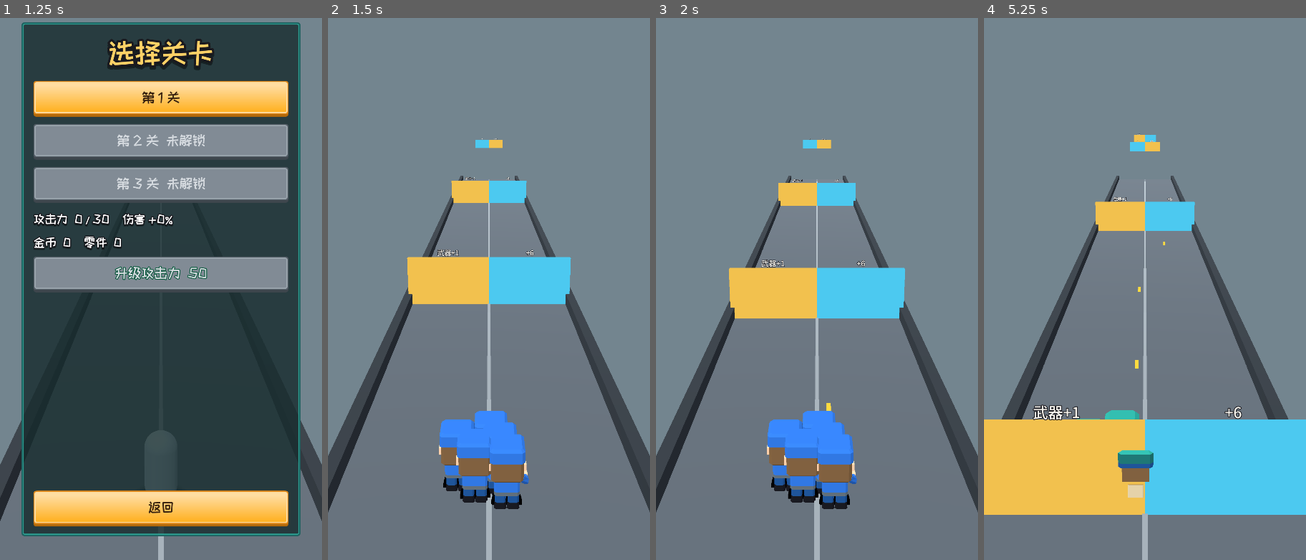
Above: before the commit, frames 1-4 (left to right).
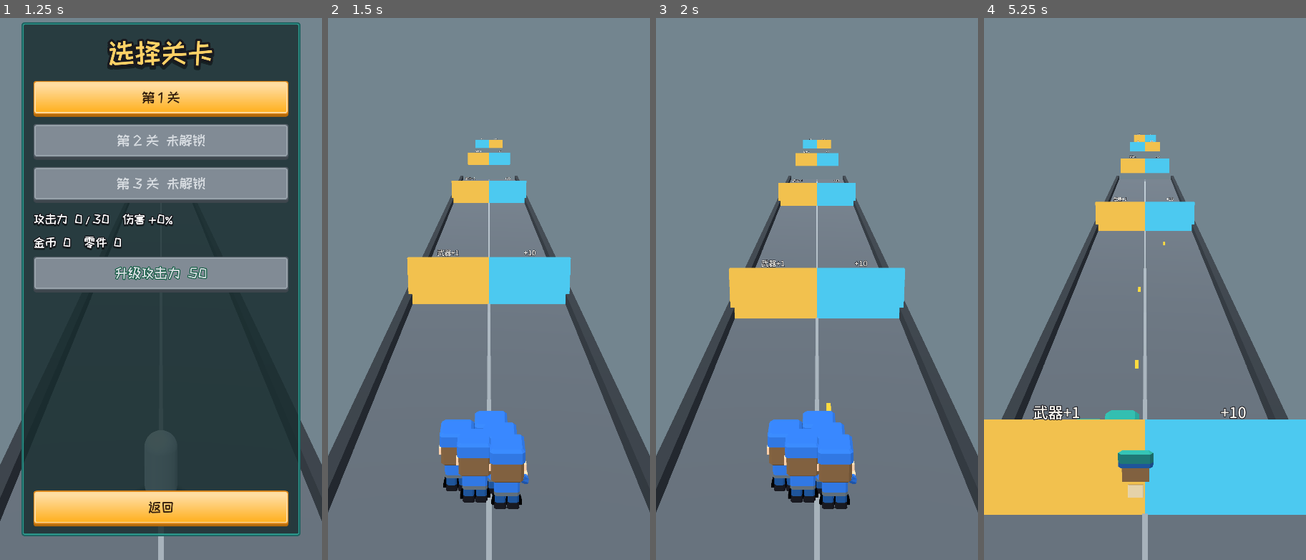
Above: after the commit, the same moments.

Repository: sylsaint/zombie-blaster
Game: Godot game, scene res://scenes/main.tscn
Same seed, same stepped clock (60 frames per second), same inputs: the game is played once before the commit and once after it.
Inputs (mouse positions are in pixels of both pictures, inside the frame that each line leads up to):
- Up to frame 1 (1.25 s): click "开始" at 0.5 s
- Up to frame 2 (1.5 s): click "第 1 关" at 1.25 s
- Up to frame 3 (2 s): no input
- Up to frame 4 (5.25 s): tap Enter at 2 s; move the mouse to (1215, 245) at 2.02 s; hold Shift 2.03-2.75 s; click (1215, 245) at 2.17 s; drag from (1080, 299) to (1128, 386) at 2.77 s; move the mouse to (1177, 148) at 3.52 s; tap Ctrl at 3.6 s; click (1177, 148) at 3.67 s; drag from (1128, 386) to (1048, 186) at 4.27 s; move the mouse to (1241, 359) at 5.02 s; tap Alt at 5.1 s; click (1241, 359) at 5.17 s

Frame 1 is identical in both runs. In frame 2, 0.3% of the frame differs, in the area x 43-65%, y 22-44%; in frame 3, 0.4%; in frame 4, 0.6%, in the area x 42-82%, y 21-75%.

Commit message:
Apply the final level-1 gate and wave counts.
Add gates grant +10, a right-side add sits at 95 m, and the waves after 48 m are thinner. The reach test now requires the add route to arrive at the elite with at least 15 soldiers and the idle route to clear the 48 m gate.

Co-authored-by: nihilism9 <sylsaint@users.noreply.github.com>

Diff:
--- a/data/levels/level_01.tres
+++ b/data/levels/level_01.tres
@@ -22,7 +22,7 @@
 [sub_resource type="Resource" id="g3"]
 script = ExtResource("2_gate")
 kind = 1
-amount = 6.0000
+amount = 10.0000
 side = "right"
 
 [sub_resource type="Resource" id="e4"]
@@ -39,7 +39,7 @@
 distance = 60.0000
 kind = "wave"
 enemy_id = "enm_walker_a"
-count = 14
+count = 8
 formation = "line"
 gates = Array[Resource]([])
 
@@ -48,53 +48,74 @@
 distance = 72.0000
 kind = "wave"
 enemy_id = "enm_walker_a"
+count = 6
+formation = "wedge"
+gates = Array[Resource]([])
+
+[sub_resource type="Resource" id="g27"]
+script = ExtResource("2_gate")
+kind = 4
+amount = 1.0000
+side = "left"
+
+[sub_resource type="Resource" id="g28"]
+script = ExtResource("2_gate")
+kind = 1
+amount = 10.0000
+side = "right"
+
+[sub_resource type="Resource" id="e29"]
+script = ExtResource("3_event")
+distance = 95.0000
+kind = "gate_group"
+enemy_id = ""
+count = 0
+formation = "line"
+gates = Array[Resource]([SubResource("g27"), SubResource("g28")])
+
+[sub_resource type="Resource" id="g7"]
+script = ExtResource("2_gate")
+kind = 4
+amount = 1.0000
+side = "left"
+
+[sub_resource type="Resource" id="g8"]
+script = ExtResource("2_gate")
+kind = 1
+amount = 10.0000
+side = "right"
+
+[sub_resource type="Resource" id="e9"]
+script = ExtResource("3_event")
+distance = 48.0000
+kind = "gate_group"
+enemy_id = ""
+count = 0
+formation = "line"
+gates = Array[Resource]([SubResource("g7"), SubResource("g8")])
+
+[sub_resource type="Resource" id="e10"]
+script = ExtResource("3_event")
+distance = 110.0000
+kind = "wave"
+enemy_id = "enm_walker_a"
+count = 12
+formation = "line"
+gates = Array[Resource]([])
+
+[sub_resource type="Resource" id="e11"]
+script = ExtResource("3_event")
+distance = 120.0000
+kind = "wave"
+enemy_id = "enm_walker_a"
 count = 10
 formation = "wedge"
 gates = Array[Resource]([])
 
-[sub_resource type="Resource" id="g7"]
-script = ExtResource("2_gate")
-kind = 4
-amount = 1.0000
-side = "left"
-
-[sub_resource type="Resource" id="g8"]
-script = ExtResource("2_gate")
-kind = 1
-amount = 6.0000
-side = "right"
-
-[sub_resource type="Resource" id="e9"]
-script = ExtResource("3_event")
-distance = 48.0000
-kind = "gate_group"
-enemy_id = ""
-count = 0
-formation = "line"
-gates = Array[Resource]([SubResource("g7"), SubResource("g8")])
-
-[sub_resource type="Resource" id="e10"]
-script = ExtResource("3_event")
-distance = 110.0000
-kind = "wave"
-enemy_id = "enm_walker_a"
-count = 20
-formation = "line"
-gates = Array[Resource]([])
-
-[sub_resource type="Resource" id="e11"]
-script = ExtResource("3_event")
-distance = 120.0000
-kind = "wave"
-enemy_id = "enm_walker_a"
-count = 16
-formation = "wedge"
-gates = Array[Resource]([])
-
 [sub_resource type="Resource" id="g12"]
 script = ExtResource("2_gate")
 kind = 1
-amount = 6.0000
+amount = 10.0000
 side = "left"
 
 [sub_resource type="Resource" id="g13"]
@@ -117,7 +138,7 @@
 distance = 168.0000
 kind = "wave"
 enemy_id = "enm_walker_a"
-count = 20
+count = 12
 formation = "line"
 gates = Array[Resource]([])
 
@@ -126,7 +147,7 @@
 distance = 180.0000
 kind = "wave"
 enemy_id = "enm_walker_a"
-count = 16
+count = 10
 formation = "wedge"
 gates = Array[Resource]([])
 
@@ -139,7 +160,7 @@
 [sub_resource type="Resource" id="g18"]
 script = ExtResource("2_gate")
 kind = 1
-amount = 6.0000
+amount = 10.0000
 side = "right"
 
 [sub_resource type="Resource" id="e19"]
@@ -156,7 +177,7 @@
 distance = 224.0000
 kind = "wave"
 enemy_id = "enm_walker_a"
-count = 50
+count = 30
 formation = "line"
 gates = Array[Resource]([])
 
@@ -165,7 +186,7 @@
 distance = 236.0000
 kind = "wave"
 enemy_id = "enm_walker_a"
-count = 40
+count = 24
 formation = "line"
 gates = Array[Resource]([])
 
@@ -174,14 +195,14 @@
 distance = 248.0000
 kind = "wave"
 enemy_id = "enm_walker_a"
-count = 10
+count = 6
 formation = "wedge"
 gates = Array[Resource]([])
 
 [sub_resource type="Resource" id="g23"]
 script = ExtResource("2_gate")
 kind = 1
-amount = 6.0000
+amount = 10.0000
 side = "left"
 
 [sub_resource type="Resource" id="g24"]
@@ -214,8 +235,8 @@
 chapter = 1
 title = "第 1 关"
 hp_multiplier = 1.0000
-grunt_total = 211
-gate_group_count = 5
+grunt_total = 133
+gate_group_count = 6
 advance_elite_count = 0
 elite_hp = 4800.0000
 finale = "elite"
@@ -231,4 +252,4 @@
 three_star_chest_parts = 5
 three_star_chest_paid_separately = true
 fail_coin_ratio = 0.3
-events = Array[Resource]([SubResource("e1"), SubResource("e4"), SubResource("e5"), SubResource("e6"), SubResource("e9"), SubResource("e10"), SubResource("e11"), SubResource("e …(166 unchanged characters)…
+events = Array[Resource]([SubResource("e1"), SubResource("e4"), SubResource("e5"), SubResource("e6"), SubResource("e9"), SubResource("e29"), SubResource("e10"), SubResource("e11"), SubResource("e …(166 unchanged characters)…
--- a/tests/test_level1_playable.gd
+++ b/tests/test_level1_playable.gd
@@ -199,12 +199,14 @@
 	print("LEVEL1_IDLE %s" % _format_trace(idle))
 	print("LEVEL1_ADD %s" % _format_trace(adds))
 	var gate_d: float = _opening_gate(level).distance
-	assert_true(bool(idle["past_gate"]), "zero input died at %.2f m, before the first gate at %.1f m" % [idle["distance"], gate_d])
-	assert_gt(float(idle["distance"]), gate_d)
+	var second := _gate_at(level, 1)
+	assert_gt(float(idle["distance"]), second.distance, "idle died at %.2f m, before the 48 m gate" % float(idle["distance"]))
+	assert_gt(_gate_after(idle, second.distance), 0, "idle did not survive the 48 m gate (left %d)" % _gate_after(idle, second.distance))
 	# Drag aims at the gate mesh, not the rail. ±3 m is outside the walker line.
 	assert_almost_eq(_gate_x(adds, gate_d), _add_span_center(_opening_gate(level)), 0.08, "add route was not on the gate center")
-	assert_gt(_gate_rows(adds).size(), 0)
-	assert_gt(_wave_rows(adds).size(), 0)
+	var elite_d := level.finale_distance()
+	assert_gte(float(adds["distance"]), elite_d - 0.05, "add gates died at %.2f m" % float(adds["distance"]))
+	assert_gte(int(adds["count"]), 15, "add gates reached %.0f m with %d soldiers" % [elite_d, int(adds["count"])])
 
 
 func _assert_opening(level: LevelData) -> void:
@@ -224,7 +226,9 @@
 	assert_not_null(right)
 	assert_not_null(left)
 	assert_eq(right.kind, GateRules.ADD, "x = 0 is the right gate, so that side adds soldiers")
-	assert_almost_eq(right.amount, float(level.add_gate_amount()), 0.001)
+	assert_almost_eq(right.amount, 10.0, 0.001, "level-1 add gates are +10")
+	_assert_every_add_is_ten(level)
+	_assert_gate_sides(_gate_near(level, 95.0), GateRules.WEAPON, GateRules.ADD, "95 m")
 	assert_eq(left.kind, GateRules.WEAPON)
 	assert_almost_eq(left.amount, 1.0, 0.001)
 	var first_wave: LevelEvent = null
@@ -247,8 +251,47 @@
 	assert_almost_eq(second.distance, 48.0, 0.001, "second add gate sits before the 60 m wave")
 
 
+func _assert_every_add_is_ten(level: LevelData) -> void:
+	for event in level.sorted_events():
+		if event.kind != "gate_group":
+			continue
+		for spec in event.gates:
+			var item := spec as GateSpec
+			if item != null and item.kind == GateRules.ADD:
+				assert_almost_eq(item.amount, 10.0, 0.001, "add gate at %.0f m" % event.distance)
+
+
+func _assert_gate_sides(event: LevelEvent, left_kind: int, right_kind: int, label: String) -> void:
+	assert_not_null(event, "%s gate group" % label)
+	var left: GateSpec = null
+	var right: GateSpec = null
+	for spec in event.gates:
+		var item := spec as GateSpec
+		if item == null:
+			continue
+		if item.side == "left":
+			left = item
+		elif item.side == "right":
+			right = item
+	assert_not_null(left, "%s left gate" % label)
+	assert_not_null(right, "%s right gate" % label)
+	assert_eq(left.kind, left_kind, "%s left gate" % label)
+	assert_eq(right.kind, right_kind, "%s right gate" % label)
+	if right_kind == GateRules.ADD:
+		assert_almost_eq(right.amount, 10.0, 0.001)
+	if left_kind == GateRules.WEAPON:
+		assert_almost_eq(left.amount, 1.0, 0.001)
+
+
 func _opening_gate(level: LevelData) -> LevelEvent:
 	return _gate_at(level, 0)
+
+
+func _gate_near(level: LevelData, distance: float) -> LevelEvent:
+	for event in level.sorted_events():
+		if event.kind == "gate_group" and absf(event.distance - distance) <= 0.05:
+			return event
+	return null
 
 
 func _gate_at(level: LevelData, index: int) -> LevelEvent:
@@ -374,6 +417,13 @@
 	return "state=%s n=%d wpn=%d gates%s waves%s" % [run["state"], run["count"], run["weapon"], gates, waves]
 
 
+func _gate_after(run: Dictionary, distance: float) -> int:
+	for row in run["gates"]:
+		if absf(float(row["d"]) - distance) <= 0.05:
+			return int(row["after"])
+	return -1
+
+
 func _gate_x(run: Dictionary, distance: float) -> float:
 	for row in run["gates"]:
 		if absf(float(row["d"]) - distance) <= 0.05:
@@ -381,14 +431,6 @@
 	return -999.0
 
 
-func _gate_rows(run: Dictionary) -> Array:
-	return run["gates"]
-
-
-func _wave_rows(run: Dictionary) -> Array:
-	return run["waves"]
-
-
 func _enemy_instances(crowd: CrowdView) -> int:
 	var total := 0
 	for node in [crowd.grunt_mm, crowd.walker_lod_mm, crowd.runner_mm, crowd.runner_lod_mm]:
--- a/tests/test_levels.gd
+++ b/tests/test_levels.gd
@@ -40,7 +40,7 @@
 	var levels := LevelCatalog.load_all()
 	assert_eq(levels.size(), 3)
 	var expected := [
-		{"grunts": 211, "gates": 5, "elites": 0, "finale": "elite", "finale_n": 1, "hp": 1.0, "elite_hp": 4800.0, "dps": 800.0, "star2": 20, "coins": 100, "parts": 5, "boss": 0.0, "add": 6},
+		{"grunts": 133, "gates": 6, "elites": 0, "finale": "elite", "finale_n": 1, "hp": 1.0, "elite_hp": 4800.0, "dps": 800.0, "star2": 20, "coins": 100, "parts": 5, "boss": 0.0, "add": 6},
 		{"grunts": 540, "gates": 5, "elites": 1, "finale": "elite_wall", "finale_n": 2, "hp": 1.13, "elite_hp": 5700.0, "dps": 944.0, "star2": 26, "coins": 120, "parts": 5, "boss": 0.0, "add": 7},
 		{"grunts": 580, "gates": 6, "elites": 1, "finale": "mini_boss", "finale_n": 0, "hp": 1.28, "elite_hp": 6700.0, "dps": 1114.0, "star2": 32, "coins": 140, "parts": 15, "boss": 27000.0, "add": 9},
 	]
Not shown: 1 places in data/levels/level_01.tres that only renumber resources
